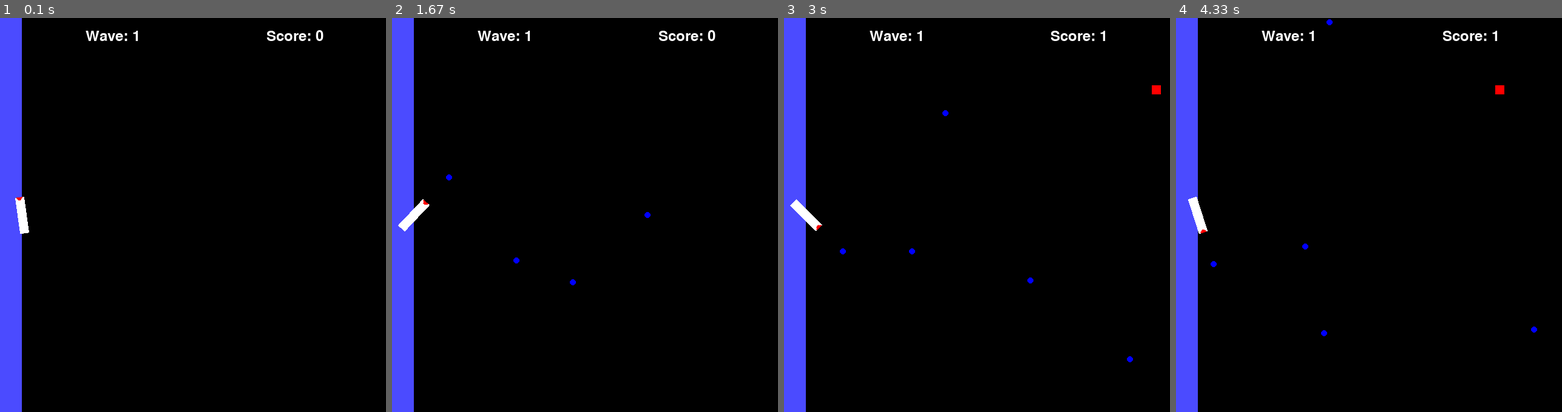
Above: before the commit, frames 1-4 (left to right).
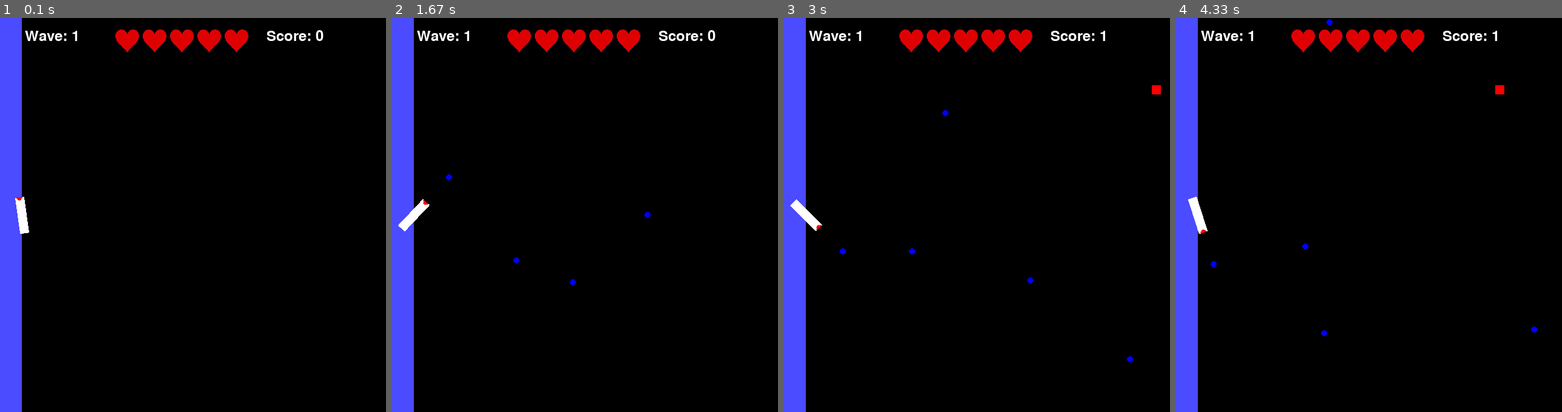
Above: after the commit, the same moments.

Repository: Ethan-Yuheng-Yao/pygame-shooter
Game: pygame game, started from shooter.py
Two runs of this game, one before a commit and one after it. Both use one fixed random seed, a clock stepped at 60 frames per second and the inputs below.
Inputs (mouse positions are in pixels of both pictures, inside the frame that each line leads up to):
- Up to frame 1 (0.1 s): no input
- Up to frame 2 (1.67 s): click (581, 215) at 0.38 s; click (619, 301) at 0.72 s; click (723, 352) at 1.05 s; click (488, 136) at 1.38 s
- Up to frame 3 (3 s): click (973, 262) at 1.72 s; click (915, 132) at 2.05 s; click (1108, 317) at 2.38 s; click (845, 254) at 2.72 s
- Up to frame 4 (4.33 s): click (1249, 140) at 3.05 s; click (1272, 285) at 3.38 s; click (1504, 305) at 3.72 s; click (1245, 360) at 4.05 s

The runs differ from the first frame. In frame 1, 1.5% of the frame differs, in the area x 6-65%, y 2-9%; in frame 2, 1.5%; in frame 3, 1.5%; in frame 4, 1.5%.

Commit message:
Added health

Diff:
--- a/shooter.py
+++ b/shooter.py
@@ -5,13 +5,14 @@
 
 pygame.init()
 
+health = 5
 score = 0
 wave = 0
 enemies_to_spawn = 0
 enemies_spawned = 0
 time_since_last_spawn = 0
 spawn_timer = 0
-
+x = 0
 running = True
 
 class Player(pygame.sprite.Sprite):
@@ -37,14 +38,17 @@
         self.rect = self.image.get_rect(center=pos)
 
     def update(self, bullets_group):
-        global score, running
+        global score, health, running
         self.rect.x -= 1
         bullet_hits = pygame.sprite.spritecollide(self, bullets_group, True)
         if bullet_hits:
             self.kill()
             score += 1
         if self.rect.colliderect(end_point_rect):
-            running = False
+            self.kill()  # Ensure the enemy is removed
+            health -= 1
+            if health <= 0:
+                running = False
 
 class Bullet(pygame.sprite.Sprite):
     def __init__(self, pos, angle):
@@ -66,6 +70,9 @@
 end_point.fill((75, 75, 255))
 end_point_rect = end_point.get_rect(topleft=(0, 0))
 
+heart = pygame.image.load("graphics/health.png").convert_alpha()
+heart = pygame.transform.scale(heart, (45, 45))
+
 player = Player()
 player_group = pygame.sprite.GroupSingle(player)
 
@@ -77,7 +84,7 @@
 font__ = pygame.font.SysFont(None, 100)
 
 end_text = font_.render('Game Over!', True, 'Red')
-end_text_rect = end_text.get_rect(center = (325, 100))
+end_text_rect = end_text.get_rect(center=(325, 100))
 
 spawn_interval = 1000
 enemy_spawn_interval = 100
@@ -87,13 +94,16 @@
 def start_new_wave():
     global wave, enemies_to_spawn, enemies_spawned, time_since_last_spawn
     wave += 1
-    enemies_to_spawn = random.randint(wave*2, wave*4)
+    enemies_to_spawn = random.randint(wave * 2, wave * 4)
     enemies_spawned = 0
     time_since_last_spawn = 0
 
 start_new_wave()
 
 while True:
+    if health <= 0:
+        running = False
+
     for event in pygame.event.get():
         if event.type == pygame.QUIT:
             pygame.quit()
@@ -112,14 +122,16 @@
             screen.fill((255, 255, 255))
             screen.blit(end_text, end_text_rect)
             score_text_end = font__.render(f'Final Score: {score}', True, (255, 0, 0))
-            score_text_end_rect = score_text_end.get_rect(center=(375, 300))
+            score_text_end_rect = score_text_end.get_rect(center=(325, 300))
             screen.blit(score_text_end, score_text_end_rect)
             pygame.display.update()
             continue
 
     if running:
+        x = 200
+
         wave_text = font.render(f'Wave: {wave}', True, (255, 255, 255))
-        wave_text_rect = wave_text.get_rect(center=(200, 30))
+        wave_text_rect = wave_text.get_rect(center=(100, 30))
 
         score_text = font.render(f'Score: {score}', True, (255, 255, 255))
         score_text_rect = score_text.get_rect(center=(500, 30))
@@ -133,6 +145,10 @@
         screen.blit(end_point, end_point_rect)
         screen.blit(wave_text, wave_text_rect)
         screen.blit(score_text, score_text_rect)
+
+        for _ in range(health):
+            screen.blit(heart, (x, 15))
+            x += 45
         player_group.draw(screen)
 
         enemies_group.update(bullets_group)
Binary file added: graphics/health.png
